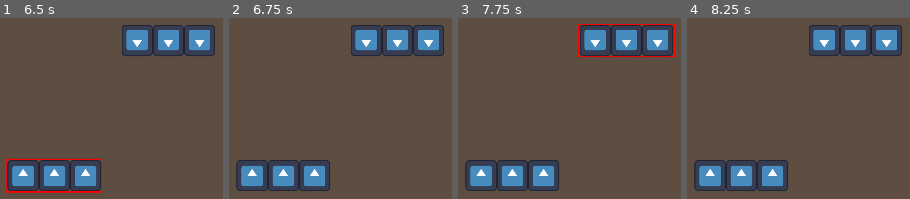
Above: before the commit, frames 1-4 (left to right).
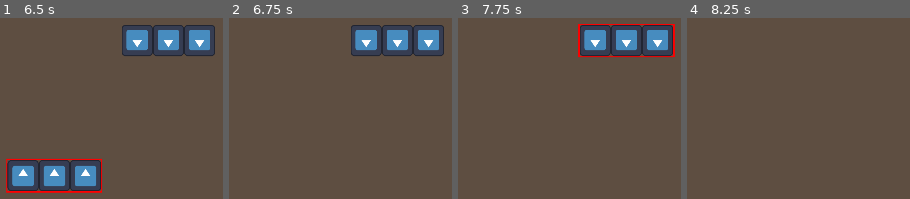
Above: after the commit, the same moments.

Repository: dcellucci/conqsim
Game: Godot game, scene res://debug.tscn
The game is run twice, just before and just after one commit, with the same random seed, the same clock (stepped at 60 frames per second) and the same inputs. The engine's default icon, where the game draws it, is replaced by a stand-in: a white triangle on a blue panel in a dark square.
Inputs (mouse positions are in pixels of both pictures, inside the frame that each line leads up to):
- Up to frame 1 (6.5 s): tap Enter (ConfirmMovement) every 0.75 s from 0.5 to 4.25 s; drag from (57, 175) to (165, 41) at 0.52 s; drag from (165, 41) to (57, 175) at 1.27 s; move the mouse to (outside the picture) at 2.02 s; hold Tab (ChangeMovementMode) 2.03-2.75 s; click (outside the picture) at 2.17 s; tap D (PerformDeployment, bound only after the commit) at 2.3, 3.8, 5.3 s; drag from (outside the picture) to (outside the picture) at 2.77 s; move the mouse to (outside the picture) at 3.52 s; hold Right mouse button (DragCamera) 3.53-4.25 s; click (outside the picture) at 3.67 s; drag from (outside the picture) to (outside the picture) at 4.27 s; move the mouse to (200, 110) at 5.02 s; press the mouse at (200, 110) at 5.03 s; release the mouse at (200, 110) at 5.75 s; drag from (outside the picture) to (57, 175) at 5.77 s
- Up to frame 2 (6.75 s): move the mouse to (outside the picture) at 6.52 s; hold D (PerformDeployment, bound only after the commit) from 6.53 s (still down); click (outside the picture) at 6.67 s
- Up to frame 3 (7.75 s): release D (PerformDeployment, bound only after the commit) at 7.25 s; drag from (458, 132) to (623, 41) at 7.27 s
- Up to frame 4 (8.25 s): move the mouse to (outside the picture) at 8.02 s; hold D (PerformDeployment, bound only after the commit) from 8.03 s (still down); click (outside the picture) at 8.17 s

Frame 1 is identical in both runs. In frame 2, 7.1% of the frame differs, in the area x 3-46%, y 78-96%; in frame 3, 7.1%; in frame 4, 14%, in the area x 3-97%, y 3-96%.

Commit message:
partial deployment working

Diff:
--- a/game_info.gd
+++ b/game_info.gd
@@ -1,6 +1,7 @@
 extends Node
 
 var pixels_per_inch = 30.
+var game_board
 
 # Called when the node enters the scene tree for the first time.
 func _ready() -> void:
@@ -9,4 +10,4 @@
 
 # Called every frame. 'delta' is the elapsed time since the previous frame.
 func _process(delta: float) -> void:
-	pass
+	game_board = $/root/Main/Board
--- a/project.godot
+++ b/project.godot
@@ -66,6 +66,11 @@
 "events": [Object(InputEventMouseButton,"resource_local_to_scene":false,"resource_name":"","device":-1,"window_id":0,"a …(253 unchanged characters)…
 ]
 }
+PerformDeployment={
+"deadzone": 0.5,
+"events": [Object(InputEventKey,"resource_local_to_scene":false,"resource_name":"","device":-1,"window_id":0,"alt_pressed":false,"shift_pressed":false,"ctrl_pressed":false,"meta_pressed":false,"pressed":false,"keycode":0,"physical_keycode":68,"key_label":0,"unicode":100,"location":0,"echo":false,"script":null)
+]
+}
 
 [rendering]
 
--- a/regiment.gd
+++ b/regiment.gd
@@ -14,7 +14,7 @@
 
 enum ConstrainedMoveState {IDLE, FORWARD, WHEEL_LEFT, WHEEL_RIGHT}
 enum FreeMoveState {IDLE, MOVING}
-enum RegimentState {IDLE, CONSTRAINED_MOVE, FREE_MOVE}
+enum RegimentState {IDLE, CONSTRAINED_MOVE, FREE_MOVE, DEPLOY}
 
 var constrained_move_state = ConstrainedMoveState.IDLE
 var free_move_state = FreeMoveState.IDLE
@@ -101,10 +101,14 @@
 				$SelectionRect.border_color = Color(0.0,0.547,0.931)
 		if Input.is_action_pressed('PerformConstrainedMove') && selected:
 			current_regiment_state = RegimentState.CONSTRAINED_MOVE
+		if Input.is_action_pressed('PerformDeployment') && selected:
+			current_regiment_state = RegimentState.DEPLOY
 	if current_regiment_state == RegimentState.CONSTRAINED_MOVE:
 		handle_constrained_move()
 	if current_regiment_state == RegimentState.FREE_MOVE:
 		handle_free_move()
+	if current_regiment_state == RegimentState.DEPLOY:
+		handle_deploy()
 
 # We want a keypress to take us into a mode, where we can then increase/decrease the value
 # we then confirm, goes back to an IDLE where we then can choose a new mode
@@ -178,13 +182,28 @@
 			#update the total move value
 			total_move += abs(delta_factor)*num_stands_wide*stand_size_inches*pixels_per_inch
 
+func handle_deploy():
+	var board = $/root/GameInfo.game_board
+	var pointlist = board.get_polygon()
+	var min_dist = 1e6
+	var closest_point
+	for i in range(len(pointlist)):
+		var point1 = board.global_transform.basis_xform(pointlist[i])
+		var point2 = board.global_transform.basis_xform(pointlist[(i+1)%(len(pointlist))])
+		var mouse_loc = get_global_mouse_position()
+		var point3 = Geometry2D.get_closest_point_to_segment(mouse_loc, point1, point2)
+		if mouse_loc.distance_to(point3)	 < min_dist:
+			min_dist = mouse_loc.distance_to(point3)
+			closest_point = point3
+	position = closest_point
+
 
 func handle_free_move():
 	if constrained_move_state == ConstrainedMoveState.IDLE:
 		if Input.is_action_pressed('ConfirmMovement'):
 			current_regiment_state = RegimentState.IDLE
 		if Input.is_action_pressed('ChangeMovementMode'):
-			current_regiment_state = RegimentState.FREE_MOVE
+			current_regiment_state = RegimentState.CONSTRAINED_MOVE
 
 func round_delta_factor_to_nearest_increment(delta_factor: float, increment:float):
 	var fractional_value = delta_factor/increment
